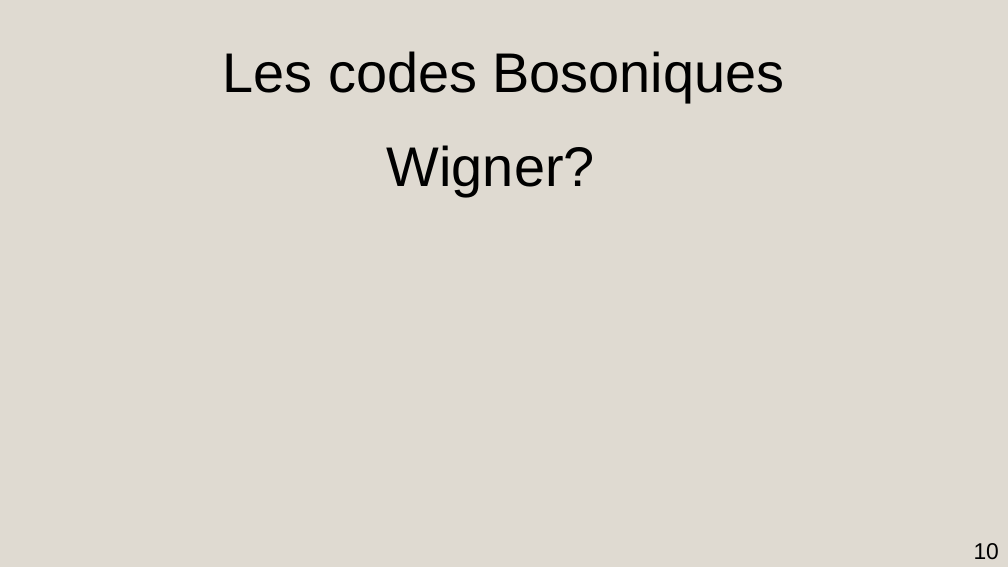
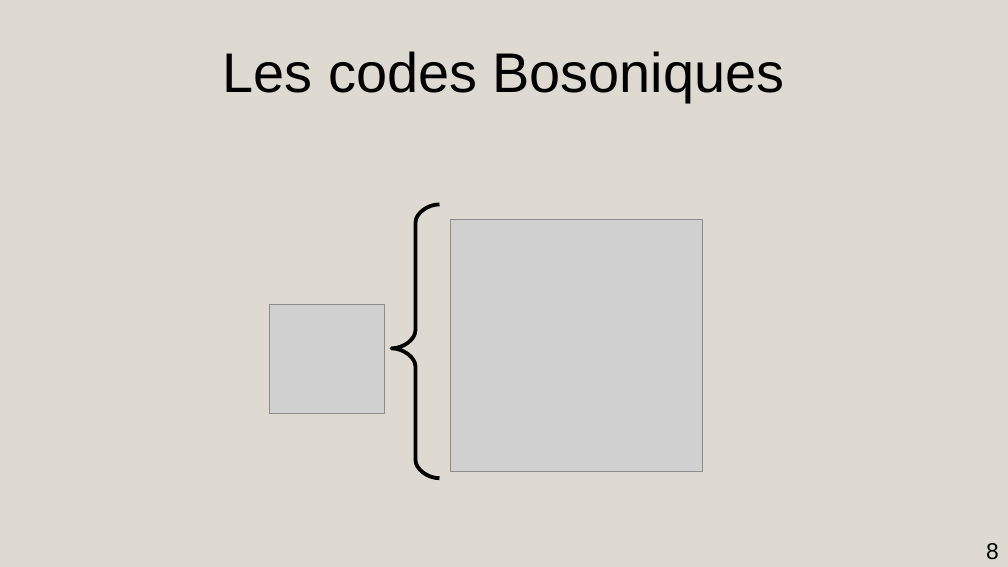
Before and after one commit to AmdaU/presentations, a slide deck: slide 8 of Seminaire/Seminaire.odp (slide 10 before the commit). Drawn at 1008x567 pixels with LibreOffice and Linux fonts; fonts in the diff are those of the drawing; grey boxes stand for pictures. Boxes give left, top, right and bottom in pixels: in the first picture for what was removed or moved away, otherwise in the second. Text is boxed around its words. In the diff, an @@ line names an element or a change of style, - is before the commit and + after.

```diff
--- a/Seminaire/Seminaire.odp
+++ b/Seminaire/Seminaire.odp
@@ title removed at (387, 145, 595, 196) @@
-Wigner?
@@ freeform shape added at (391, 205, 439, 478), outline #000000 3 pt @@
@@ picture added at (451, 220, 703, 472) @@
@@ picture added at (270, 305, 385, 413) @@
@@ page number at (986, 543, 999, 560): text changed @@
-10
+8
```
Also in this commit, not shown: 5 other slides changed, 3 slides added, 5 slides removed, 15 other files.
